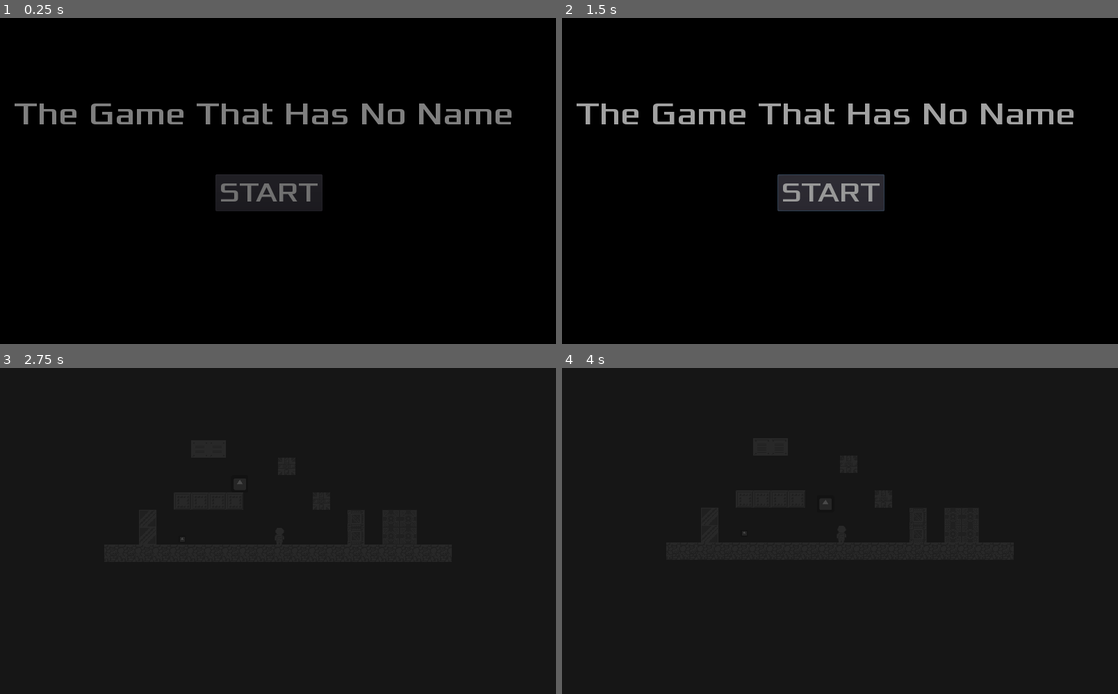
Above: before the commit, frames 1-4 (two rows, left to right).
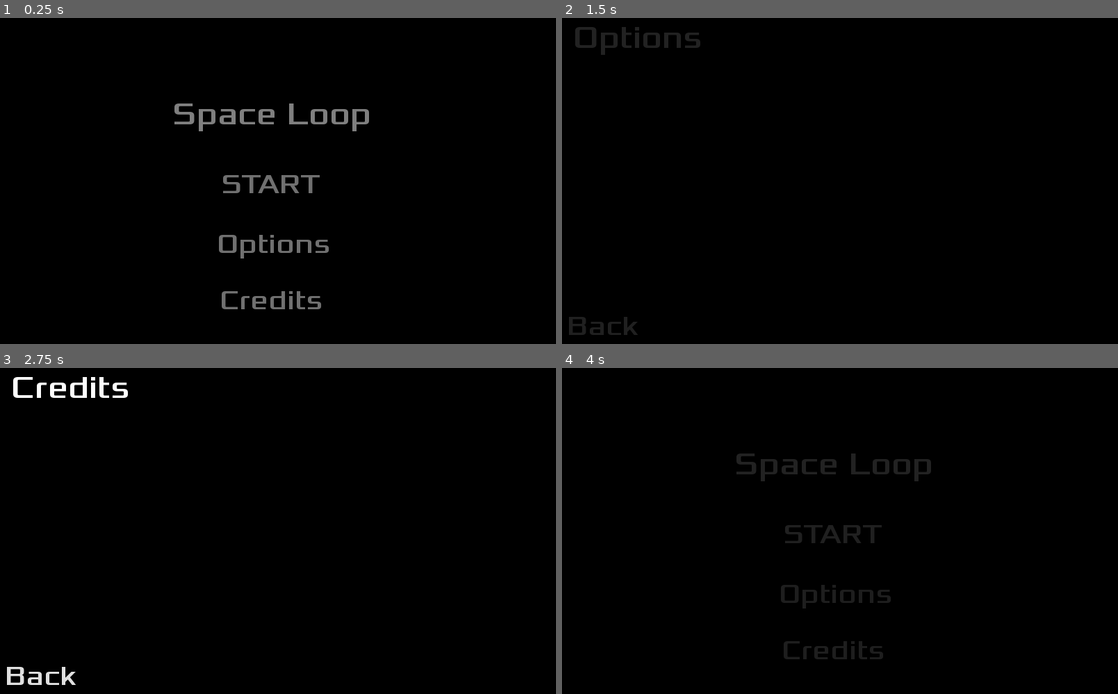
Above: after the commit, the same moments.

Repository: MenacingGhost/BW_Jam_Team
Game: Godot game, scene res://scenes/Menu.tscn
Same seed, same stepped clock (60 frames per second), same inputs: the game is played once before the commit and once after it. The engine's default icon, where the game draws it, is replaced by a stand-in: a white triangle on a blue panel in a dark square.
Inputs (mouse positions are in pixels of both pictures, inside the frame that each line leads up to):
- Up to frame 1 (0.25 s): no input
- Up to frame 2 (1.5 s): click (834, 242) at 0.5 s, where only the run after the commit has a clickable "Options"; click "START" (after the commit: "Back") at 1.25 s
- Up to frame 3 (2.75 s): click (272, 651) at 2 s, where only the run after the commit has a clickable "Credits"
- Up to frame 4 (4 s): click (617, 677) at 2.75 s, where only the run after the commit has a clickable "Back"; click (834, 534) at 3.5 s, where only the run after the commit has a clickable "START"

The runs differ from the first frame. In frame 1, 5.1% of the frame differs, in the area x 2-92%, y 26-90%; in frame 2, 5.1%; in frame 3, 7.0%, in the area x 1-82%, y 2-98%; in frame 4, 6.1%.

Commit message:
more main menu

Diff:
--- /dev/null
+++ b/Game/scenes/Credits.gd
@@ -0,0 +1,6 @@
+extends Node
+
+
+
+func _on_BackButton_pressed():
+	$SceneTransition.transition_to("res://scenes/Menu.tscn")
--- /dev/null
+++ b/Game/scenes/Credits.tscn
@@ -0,0 +1,44 @@
+[gd_scene load_steps=6 format=2]
+
+[ext_resource path="res://scenes/SceneTransition.tscn" type="PackedScene" id=1]
+[ext_resource path="res://fonts/Xolonium-Regular.ttf" type="DynamicFontData" id=2]
+[ext_resource path="res://scenes/Credits.gd" type="Script" id=3]
+
+[sub_resource type="DynamicFont" id=1]
+size = 60
+font_data = ExtResource( 2 )
+
+[sub_resource type="DynamicFont" id=2]
+size = 50
+font_data = ExtResource( 2 )
+
+[node name="Credits" type="Node"]
+script = ExtResource( 3 )
+
+[node name="ColorRect" type="ColorRect" parent="."]
+anchor_right = 1.0
+anchor_bottom = 1.0
+color = Color( 0, 0, 0, 1 )
+
+[node name="Label" type="Label" parent="."]
+margin_left = 1.0
+margin_right = 951.0
+margin_bottom = 73.0
+custom_fonts/font = SubResource( 1 )
+text = " Credits"
+
+[node name="Button" type="Button" parent="."]
+margin_left = 3.0
+margin_top = 534.0
+margin_right = 200.0
+margin_bottom = 601.0
+focus_mode = 0
+custom_fonts/font = SubResource( 2 )
+text = "Back"
+flat = true
+align = 0
+
+[node name="SceneTransition" parent="." instance=ExtResource( 1 )]
+visible = false
+
+[connection signal="pressed" from="Button" to="." method="_on_BackButton_pressed"]
--- a/Game/scenes/Menu.tscn
+++ b/Game/scenes/Menu.tscn
@@ -1,15 +1,16 @@
-[gd_scene load_steps=6 format=2]
+[gd_scene load_steps=7 format=2]
 
 [ext_resource path="res://scenes/SceneTransition.tscn" type="PackedScene" id=1]
 [ext_resource path="res://fonts/Xolonium-Regular.ttf" type="DynamicFontData" id=2]
 [ext_resource path="res://scripts/Menu.gd" type="Script" id=3]
+[ext_resource path="res://music/BW_Jam_Loop_Theme.mp3" type="AudioStream" id=4]
+
+[sub_resource type="DynamicFont" id=2]
+size = 60
+font_data = ExtResource( 2 )
 
 [sub_resource type="DynamicFont" id=1]
 size = 50
-font_data = ExtResource( 2 )
-
-[sub_resource type="DynamicFont" id=2]
-size = 60
 font_data = ExtResource( 2 )
 
 [node name="Menu" type="CanvasLayer"]
@@ -20,22 +21,53 @@
 anchor_bottom = 1.0
 color = Color( 0, 0, 0, 1 )
 
-[node name="Button" type="Button" parent="."]
-margin_left = 397.0
-margin_top = 288.0
-margin_right = 594.0
-margin_bottom = 355.0
-custom_fonts/font = SubResource( 1 )
-text = "START"
-
 [node name="Label" type="Label" parent="."]
 margin_left = 25.0
 margin_top = 141.0
 margin_right = 975.0
 margin_bottom = 214.0
 custom_fonts/font = SubResource( 2 )
-text = "The Game That Has No Name"
+text = "Space Loop"
+align = 1
+
+[node name="Button" type="Button" parent="."]
+margin_left = 401.0
+margin_top = 272.0
+margin_right = 598.0
+margin_bottom = 339.0
+focus_mode = 0
+custom_fonts/font = SubResource( 1 )
+text = "START"
+flat = true
+
+[node name="Button2" type="Button" parent="."]
+margin_left = 393.0
+margin_top = 382.0
+margin_right = 610.0
+margin_bottom = 449.0
+rect_pivot_offset = Vector2( -1369, -519 )
+focus_mode = 0
+custom_fonts/font = SubResource( 1 )
+text = "Options"
+flat = true
+
+[node name="Button3" type="Button" parent="."]
+margin_left = 391.0
+margin_top = 486.0
+margin_right = 608.0
+margin_bottom = 553.0
+rect_pivot_offset = Vector2( -1369, -519 )
+focus_mode = 0
+custom_fonts/font = SubResource( 1 )
+text = "Credits"
+flat = true
 
 [node name="SceneTransition" parent="." instance=ExtResource( 1 )]
 
+[node name="AudioStreamPlayer" type="AudioStreamPlayer" parent="."]
+stream = ExtResource( 4 )
+volume_db = -10.0
+
 [connection signal="pressed" from="Button" to="." method="_on_StartButton_pressed"]
+[connection signal="pressed" from="Button2" to="." method="_on_OptionsButton_pressed"]
+[connection signal="pressed" from="Button3" to="." method="_on_CreditsButton_pressed"]
--- /dev/null
+++ b/Game/scenes/Options.gd
@@ -0,0 +1,4 @@
+extends Node
+
+func _on_BackButton_pressed():
+	$SceneTransition.transition_to("res://scenes/Menu.tscn")
--- /dev/null
+++ b/Game/scenes/Options.tscn
@@ -0,0 +1,43 @@
+[gd_scene load_steps=6 format=2]
+
+[ext_resource path="res://scenes/SceneTransition.tscn" type="PackedScene" id=1]
+[ext_resource path="res://fonts/Xolonium-Regular.ttf" type="DynamicFontData" id=2]
+[ext_resource path="res://scenes/Options.gd" type="Script" id=3]
+
+[sub_resource type="DynamicFont" id=1]
+size = 60
+font_data = ExtResource( 2 )
+
+[sub_resource type="DynamicFont" id=2]
+size = 50
+font_data = ExtResource( 2 )
+
+[node name="Options" type="Node"]
+script = ExtResource( 3 )
+
+[node name="ColorRect" type="ColorRect" parent="."]
+anchor_right = 1.0
+anchor_bottom = 1.0
+color = Color( 0, 0, 0, 1 )
+
+[node name="Label" type="Label" parent="."]
+margin_left = 1.0
+margin_right = 951.0
+margin_bottom = 73.0
+custom_fonts/font = SubResource( 1 )
+text = " Options"
+
+[node name="Button" type="Button" parent="."]
+margin_left = 3.0
+margin_top = 534.0
+margin_right = 200.0
+margin_bottom = 601.0
+focus_mode = 0
+custom_fonts/font = SubResource( 2 )
+text = "Back"
+flat = true
+align = 0
+
+[node name="SceneTransition" parent="." instance=ExtResource( 1 )]
+
+[connection signal="pressed" from="Button" to="." method="_on_BackButton_pressed"]
--- a/Game/scenes/SceneTransition.tscn
+++ b/Game/scenes/SceneTransition.tscn
@@ -51,9 +51,6 @@
 mouse_filter = 2
 color = Color( 0.00392157, 0.00392157, 0.00392157, 1 )
 script = ExtResource( 1 )
-__meta__ = {
-"_edit_use_anchors_": false
-}
 
 [node name="AnimationPlayer" type="AnimationPlayer" parent="."]
 anims/Fade = SubResource( 1 )
--- a/Game/scripts/Menu.gd
+++ b/Game/scripts/Menu.gd
@@ -2,5 +2,16 @@
 
 onready var _transition_rect := $SceneTransition
 
+
 func _on_StartButton_pressed():
 	_transition_rect.transition_to("res://scenes/main.tscn")
+
+func _on_OptionsButton_pressed():
+	_transition_rect.transition_to("res://scenes/Options.tscn")
+
+
+func _on_CreditsButton_pressed():
+	_transition_rect.transition_to("res://scenes/Credits.tscn")
+
+func _ready():
+	$AudioStreamPlayer.play(0)
--- a/Game/scripts/SceneTransition.gd
+++ b/Game/scripts/SceneTransition.gd
@@ -9,7 +9,6 @@
 
 func transition_to(_next_scene := next_scene_path) -> void:
 	_anim_player.play("Fade")
-	print("hi")
 	yield(_anim_player , "animation_finished")
+	_anim_player.play_backwards("Fade")
 	get_tree().change_scene(_next_scene)
-	_anim_player.play_backwards("Fade")
Not shown, removed: Game/BW_Jam_Loop_Theme.mp3.import
Not shown, changed: Game/icon.png.import
Not shown, changed: Game/light.jpg.import
Not shown, added: Game/music/BW_Jam_Loop_Theme.mp3.import
Not shown, added: Game/music/BW_Jam_Loop_Theme.mp3
